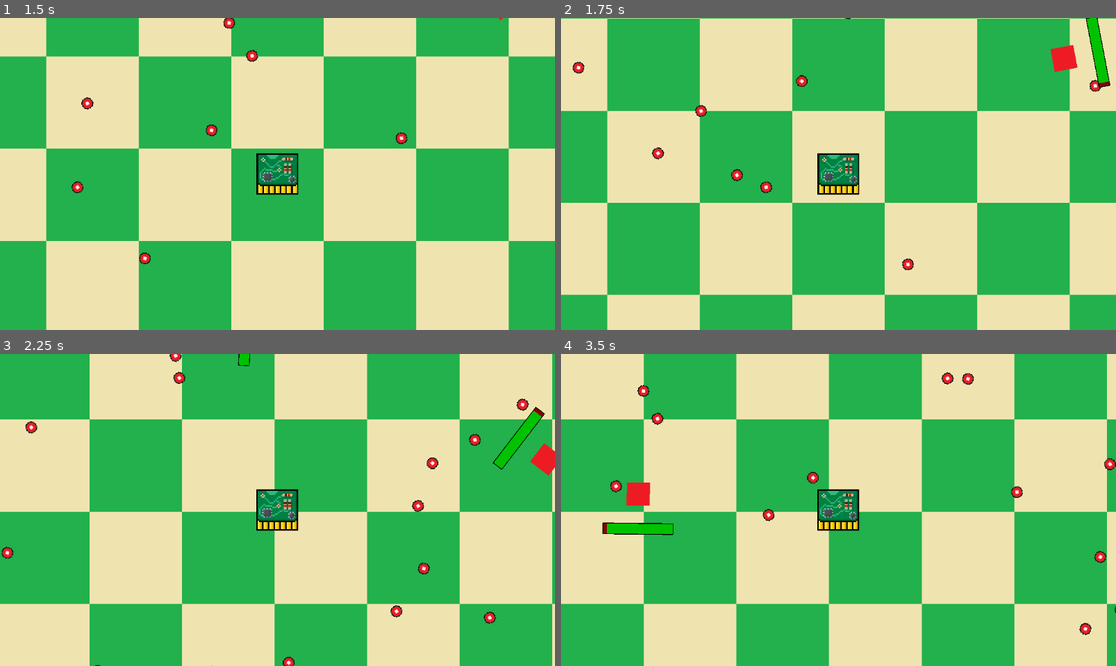
Above: before the commit, frames 1-4 (two rows, left to right).
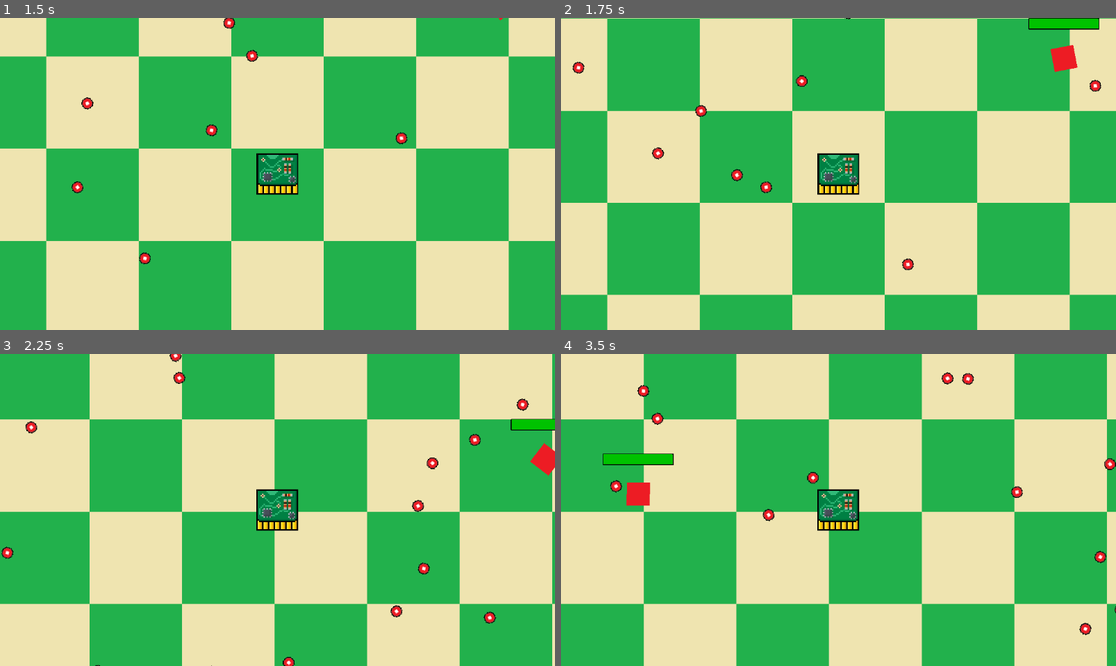
Above: after the commit, the same moments.

Repository: Lannyboi/game-jam-Jan-17th-31st
Game: Godot game, scene res://All Combined/All_Combined.tscn
The game is run twice, just before and just after one commit, with the same random seed, the same clock (stepped at 60 frames per second) and the same inputs.
Inputs (mouse positions are in pixels of both pictures, inside the frame that each line leads up to):
- Up to frame 1 (1.5 s): tap Enter at 0.5 s; move the mouse to (249, 236) at 0.52 s; hold W (up) from 0.53 s (still down); tap Space (Hack) at 0.6, 1.35 s; move the mouse to (444, 220) at 1.27 s
- Up to frame 2 (1.75 s): keep holding W (up)
- Up to frame 3 (2.25 s): move the mouse to (111, 463) at 2.02 s; release W (up) at 2.03 s; hold A (left) from 2.03 s (still down); tap Space (Hack) at 2.1 s
- Up to frame 4 (3.5 s): keep holding A (left); move the mouse to (866, 510) at 2.77 s; tap Space (Hack) at 2.85 s

Frame 1 is identical in both runs. In frame 2, 0.8% of the frame differs, in the area x 84-99%, y 0-23%; in frame 3, 0.7%; in frame 4, 1.0%, in the area x 7-21%, y 31-59%.

Commit message:
Fixed heathbar pos

Diff:
--- a/SD Timer/All Combined/All_Combined.tscn
+++ b/SD Timer/All Combined/All_Combined.tscn
@@ -1,11 +1,10 @@
-[gd_scene load_steps=15 format=4 uid="uid://d2r0xgcfyrulj"]
+[gd_scene load_steps=11 format=4 uid="uid://d2r0xgcfyrulj"]
 
 [ext_resource type="Texture2D" uid="uid://dgs4p3y1gtp7d" path="res://camera/BG1.png" id="1_4lv03"]
 [ext_resource type="Script" path="res://camera/camera_2d.gd" id="1_luij6"]
 [ext_resource type="Texture2D" uid="uid://xapq6e6d6egy" path="res://camera/BG2.png" id="2_5i6ad"]
-[ext_resource type="Script" path="res://SDTimer/player.gd" id="4_bmmj8"]
 [ext_resource type="PackedScene" uid="uid://cq8qhlj2xu0k3" path="res://All Combined/enemy.tscn" id="4_f2gbn"]
-[ext_resource type="Texture2D" uid="uid://dmqfxevnmpd7k" path="res://All Combined/circuit-virus-2.png" id="6_ygfj4"]
+[ext_resource type="PackedScene" uid="uid://co5fidgmf2ycl" path="res://All Combined/player.tscn" id="5_hdupc"]
 
 [sub_resource type="TileSetAtlasSource" id="TileSetAtlasSource_rh1st"]
 texture = ExtResource("1_4lv03")
@@ -27,15 +26,6 @@
 
 [sub_resource type="RectangleShape2D" id="RectangleShape2D_yagjs"]
 size = Vector2(19.977, 20)
-
-[sub_resource type="RectangleShape2D" id="RectangleShape2D_u30iv"]
-size = Vector2(64, 64)
-
-[sub_resource type="CircleShape2D" id="CircleShape2D_fy3q6"]
-radius = 96.0
-
-[sub_resource type="RectangleShape2D" id="RectangleShape2D_2fdum"]
-size = Vector2(48, 48)
 
 [node name="Node2D" type="Node2D"]
 
@@ -106,30 +96,7 @@
 zoom = Vector2(1.5, 1.5)
 script = ExtResource("1_luij6")
 
-[node name="Player" type="CharacterBody2D" parent="."]
-position = Vector2(576, 320)
-script = ExtResource("4_bmmj8")
-
-[node name="CollisionShape2D" type="CollisionShape2D" parent="Player"]
-shape = SubResource("RectangleShape2D_u30iv")
-
-[node name="Sprite2D" type="Sprite2D" parent="Player"]
-scale = Vector2(2, 1.988)
-texture = ExtResource("6_ygfj4")
-
-[node name="Area2D" type="Area2D" parent="Player"]
-collision_layer = 4
-collision_mask = 4
-
-[node name="CollisionShape2D" type="CollisionShape2D" parent="Player/Area2D"]
-shape = SubResource("CircleShape2D_fy3q6")
-
-[node name="HurtBox" type="Area2D" parent="Player"]
-collision_layer = 8
-collision_mask = 8
-
-[node name="CollisionShape2D" type="CollisionShape2D" parent="Player/HurtBox"]
-shape = SubResource("RectangleShape2D_2fdum")
+[node name="Player" parent="." instance=ExtResource("5_hdupc")]
 
 [node name="Enemy2" parent="." instance=ExtResource("4_f2gbn")]
 position = Vector2(-784, 440)
--- a/SD Timer/All Combined/enemy.tscn
+++ b/SD Timer/All Combined/enemy.tscn
@@ -42,8 +42,8 @@
 shape = SubResource("RectangleShape2D_ep7t1")
 
 [node name="HurtBox" type="Area2D" parent="."]
-collision_layer = 24
-collision_mask = 24
+collision_layer = 16
+collision_mask = 16
 
 [node name="CollisionShape2D" type="CollisionShape2D" parent="HurtBox"]
 shape = SubResource("RectangleShape2D_gkga8")
@@ -62,10 +62,18 @@
 script = ExtResource("3_lknne")
 
 [node name="HeathBar" type="ProgressBar" parent="."]
-offset_left = -48.0
-offset_top = -56.0
-offset_right = 48.0
-offset_bottom = -40.0
+top_level = true
+anchors_preset = 8
+anchor_left = 0.5
+anchor_top = 0.5
+anchor_right = 0.5
+anchor_bottom = 0.5
+offset_left = -624.0
+offset_top = -380.0
+offset_right = -528.0
+offset_bottom = -364.0
+grow_horizontal = 2
+grow_vertical = 2
 theme = ExtResource("5_dxnyy")
 show_percentage = false
 
--- /dev/null
+++ b/SD Timer/All Combined/player.tscn
@@ -0,0 +1,38 @@
+[gd_scene load_steps=6 format=3 uid="uid://co5fidgmf2ycl"]
+
+[ext_resource type="Script" path="res://SDTimer/player.gd" id="1_m0ceh"]
+[ext_resource type="Texture2D" uid="uid://dmqfxevnmpd7k" path="res://All Combined/circuit-virus-2.png" id="2_kfpsa"]
+
+[sub_resource type="RectangleShape2D" id="RectangleShape2D_u30iv"]
+size = Vector2(64, 64)
+
+[sub_resource type="RectangleShape2D" id="RectangleShape2D_r386i"]
+size = Vector2(64, 64)
+
+[sub_resource type="RectangleShape2D" id="RectangleShape2D_2fdum"]
+size = Vector2(48, 48)
+
+[node name="Player" type="CharacterBody2D"]
+position = Vector2(576, 320)
+script = ExtResource("1_m0ceh")
+
+[node name="CollisionShape2D" type="CollisionShape2D" parent="."]
+shape = SubResource("RectangleShape2D_u30iv")
+
+[node name="Sprite2D" type="Sprite2D" parent="."]
+scale = Vector2(2, 1.988)
+texture = ExtResource("2_kfpsa")
+
+[node name="Area2D" type="Area2D" parent="."]
+collision_layer = 4
+collision_mask = 4
+
+[node name="CollisionShape2D" type="CollisionShape2D" parent="Area2D"]
+shape = SubResource("RectangleShape2D_r386i")
+
+[node name="HurtBox" type="Area2D" parent="."]
+collision_layer = 8
+collision_mask = 8
+
+[node name="CollisionShape2D" type="CollisionShape2D" parent="HurtBox"]
+shape = SubResource("RectangleShape2D_2fdum")
--- a/SD Timer/Bullet/bullet.tscn
+++ b/SD Timer/Bullet/bullet.tscn
@@ -9,8 +9,8 @@
 [node name="Bullet" type="Area2D" groups=["bullet"]]
 z_index = -1
 scale = Vector2(0.25, 0.25)
-collision_layer = 8
-collision_mask = 8
+collision_layer = 24
+collision_mask = 24
 input_pickable = false
 script = ExtResource("1_2y20j")
 
--- a/SD Timer/Selcet/enemy.gd
+++ b/SD Timer/Selcet/enemy.gd
@@ -93,6 +93,7 @@
 		queue_free()
 
 	$HeathBar.value = heath
+	$HeathBar.position = (position + Vector2(-48, -56))
 
 func _on_timer_timeout() -> void:
 	$"../Player".inEnemy = false
